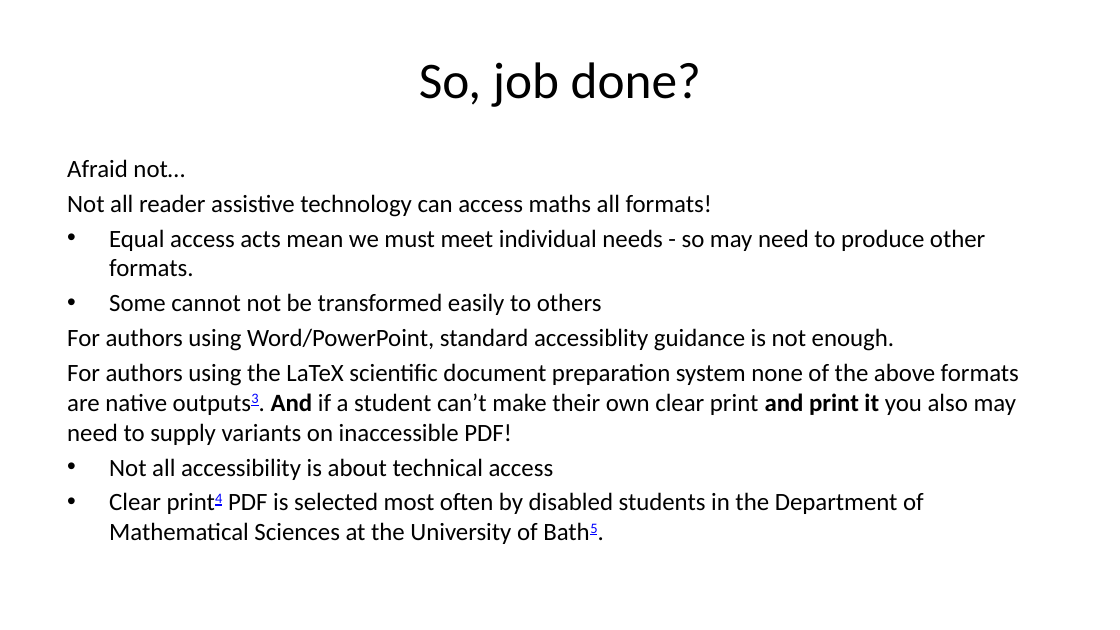
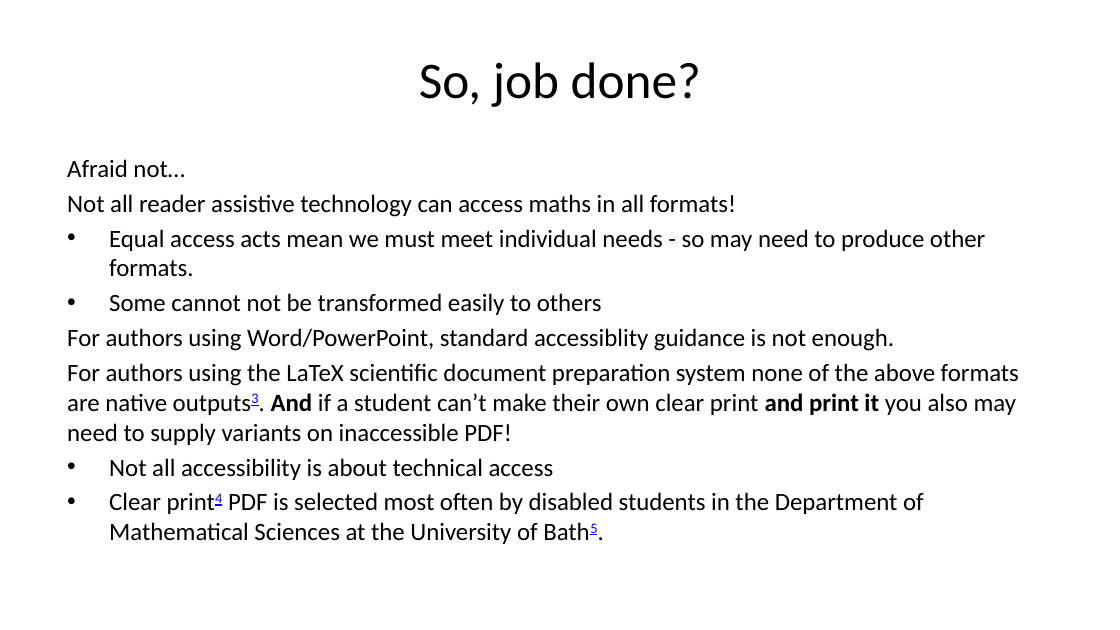
Before and after one commit to STEM-Enable/Quick-introduction-to-accessible-maths-2026, a slide deck: slide 12 of QuickIntroAccessibleMaths.pptx. Drawn at 1120x630 pixels with LibreOffice and Linux fonts; fonts in the diff are those of the drawing. Boxes give left, top, right and bottom in pixels: in the first picture for what was removed or moved away, otherwise in the second. Text is boxed around its words. In the diff, an @@ line names an element or a change of style, - is before the commit and + after.

```diff
--- a/QuickIntroAccessibleMaths.pptx
+++ b/QuickIntroAccessibleMaths.pptx
@@ text at (67,194,736,217): text changed @@
-Not all reader assistive technology can access maths all formats!
+Not all reader assistive technology can access maths in all formats!
```
Also in this commit, not shown: 2 other slides changed, 5 other files.
